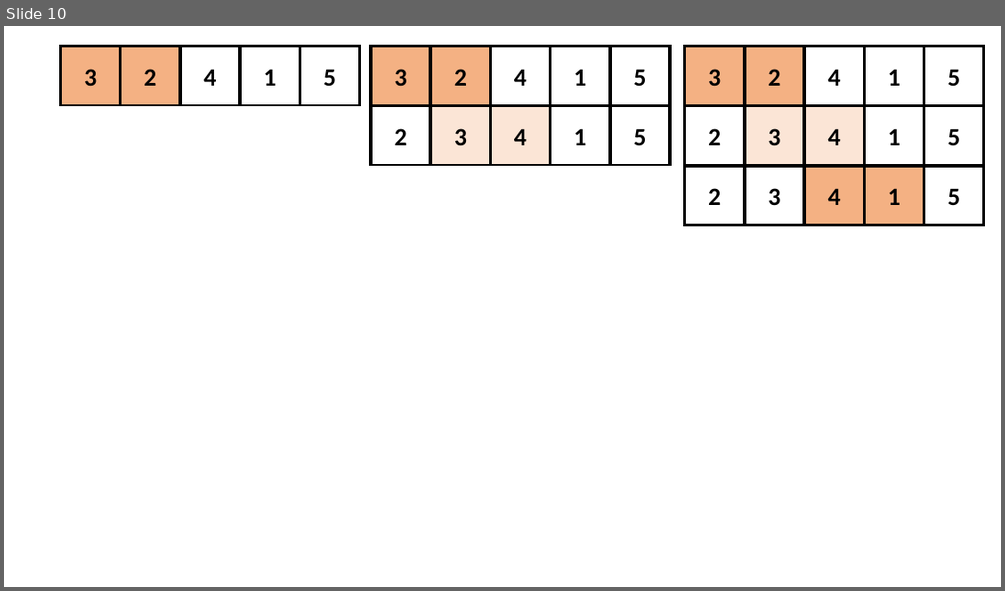
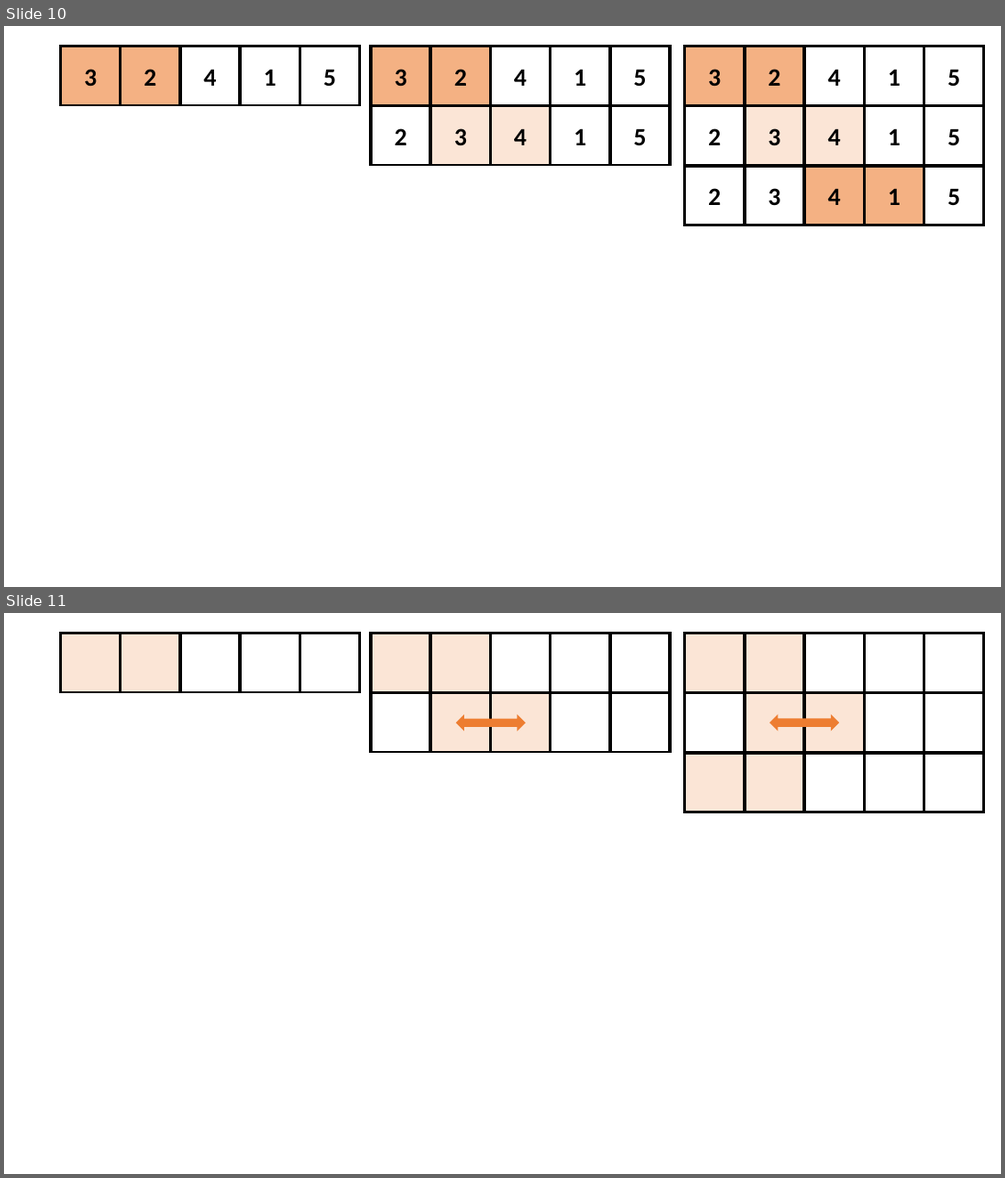
Before and after one commit to qguo7749/SSL_teaching, a slide deck: assets/Symbols.pptx. Shown one above the other, each under a label of ours: slide 10 before the commit, slides 10 and 11 after it. The pictures are 1005x591 and 1005x1178 pixels, drawn with LibreOffice and Linux fonts; fonts in the diff are those of the drawing. Boxes give left, top, right and bottom in pixels: in the first picture for what was removed or moved away, otherwise in the second. Text is boxed around its words. In the diff, an @@ line names an element or a change of style, - is before the commit and + after.

```diff
--- a/assets/Symbols.pptx
+++ b/assets/Symbols.pptx
@@ slide 11 added at <box>4,613,1001,1174</box>, background #FFFFFF @@
@@ group added at <box>61,633,360,1118</box>: 13 rectangles @@
@@ group added at <box>372,633,671,1118</box>: 16 rectangles, 1 left right arrow @@
@@ group added at <box>685,633,984,1118</box>: 16 rectangles, 1 left right arrow @@
```
Also in this commit, not shown: 1 other slide added, 11 other files.
